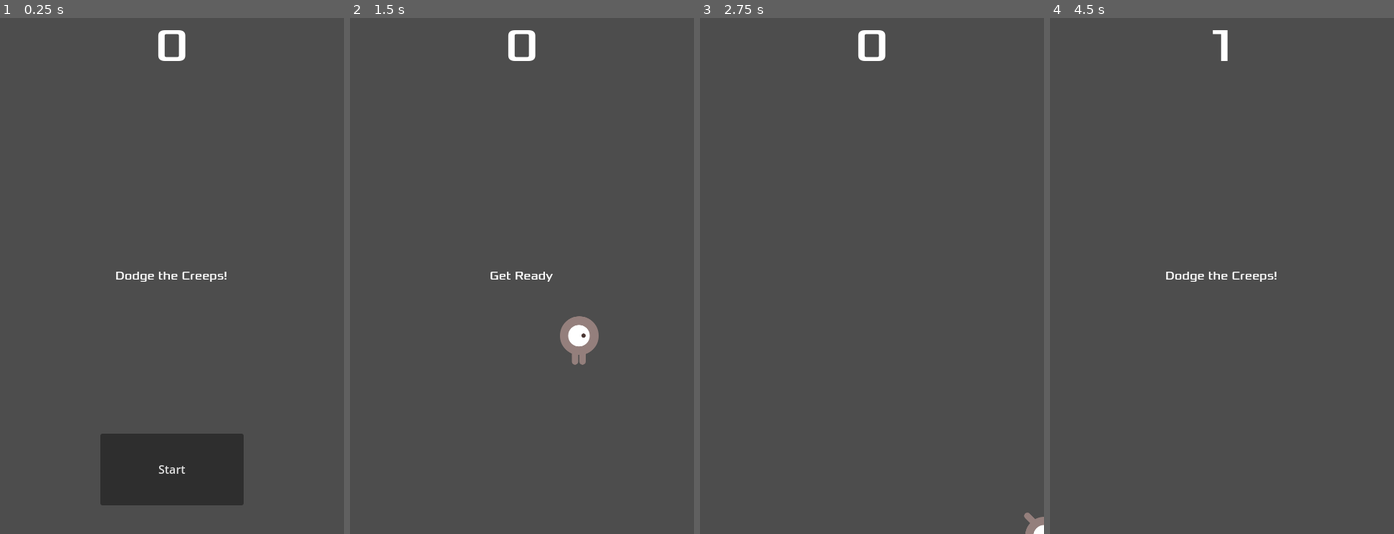
Above: before the commit, frames 1-4 (left to right).
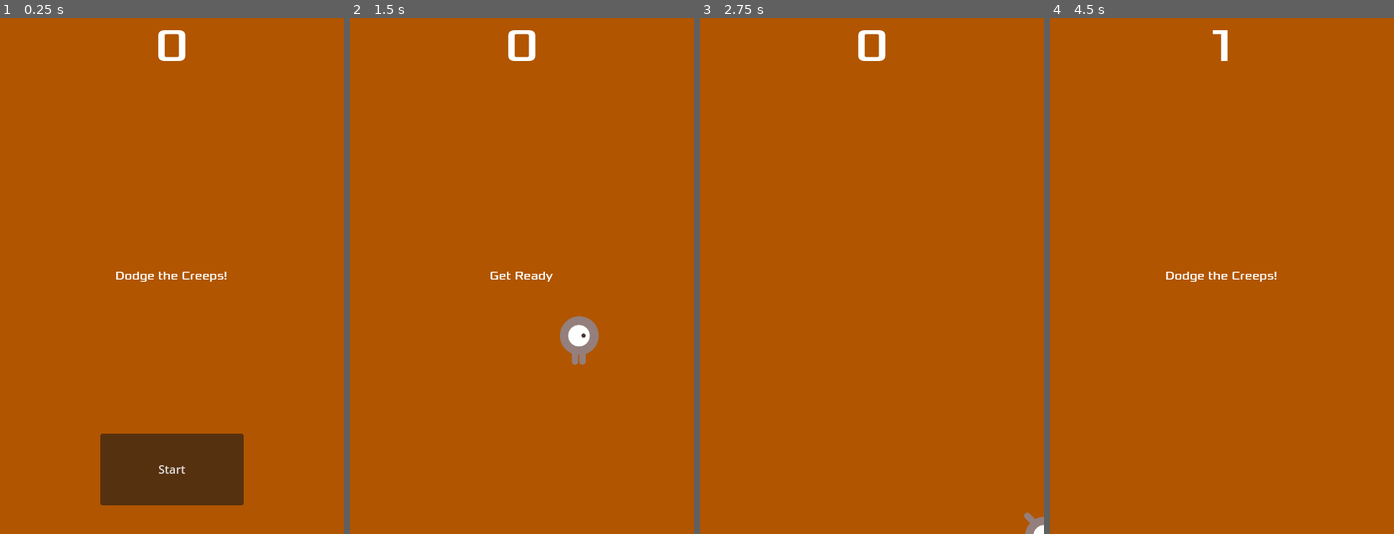
Above: after the commit, the same moments.

Repository: LucasMarquesMd/Godot-projects
Game: Godot game, scene res://scenes/main.tscn
Two runs of this game, one before a commit and one after it. Both use one fixed random seed, a clock stepped at 60 frames per second and the inputs below.
Inputs:
- Up to frame 1 (0.25 s): no input
- Up to frame 2 (1.5 s): click "Start" at 0.5 s; tap Enter at 1.25 s; hold Right (move_right) from 1.28 s (still down)
- Up to frame 3 (2.75 s): release Right (move_right) at 2.03 s; hold Down (move_down) from 2.03 s (still down)
- Up to frame 4 (4.5 s): release Down (move_down) at 2.78 s; hold Right (move_right) 2.78-3.53 s; hold Up (move_up) 3.53-4.28 s; hold Left (move_left) from 4.28 s (still down)

The runs differ from the first frame. In frame 1, 100% of the frame differs, in the area x 0-100%, y 0-100%; in frame 2, 99%; in frame 3, 100%; in frame 4, 100%.

Commit message:
Finalizando o jogo 2D

Diff:
--- a/desvie-dos-creeps/project.godot
+++ b/desvie-dos-creeps/project.godot
@@ -26,20 +26,29 @@
 move_right={
 "deadzone": 0.2,
 "events": [Object(InputEventKey,"resource_local_to_scene":false,"resource_name":"","device":-1,"window_id":0,"alt_press …(195 unchanged characters)…
+, Object(InputEventKey,"resource_local_to_scene":false,"resource_name":"","device":-1,"window_id":0,"alt_pressed":false,"shift_pressed":false,"ctrl_pressed":false,"meta_pressed":false,"pressed":false,"keycode":0,"physical_keycode":68,"key_label":0,"unicode":100,"location":0,"echo":false,"script":null)
 ]
 }
 move_left={
 "deadzone": 0.2,
 "events": [Object(InputEventKey,"resource_local_to_scene":false,"resource_name":"","device":-1,"window_id":0,"alt_press …(195 unchanged characters)…
+, Object(InputEventKey,"resource_local_to_scene":false,"resource_name":"","device":-1,"window_id":0,"alt_pressed":false,"shift_pressed":false,"ctrl_pressed":false,"meta_pressed":false,"pressed":false,"keycode":0,"physical_keycode":65,"key_label":0,"unicode":97,"location":0,"echo":false,"script":null)
 ]
 }
 move_up={
 "deadzone": 0.2,
 "events": [Object(InputEventKey,"resource_local_to_scene":false,"resource_name":"","device":-1,"window_id":0,"alt_press …(195 unchanged characters)…
+, Object(InputEventKey,"resource_local_to_scene":false,"resource_name":"","device":-1,"window_id":0,"alt_pressed":false,"shift_pressed":false,"ctrl_pressed":false,"meta_pressed":false,"pressed":false,"keycode":0,"physical_keycode":87,"key_label":0,"unicode":119,"location":0,"echo":false,"script":null)
 ]
 }
 move_down={
 "deadzone": 0.2,
 "events": [Object(InputEventKey,"resource_local_to_scene":false,"resource_name":"","device":-1,"window_id":0,"alt_press …(195 unchanged characters)…
+, Object(InputEventKey,"resource_local_to_scene":false,"resource_name":"","device":-1,"window_id":0,"alt_pressed":false,"shift_pressed":false,"ctrl_pressed":false,"meta_pressed":false,"pressed":false,"keycode":0,"physical_keycode":83,"key_label":0,"unicode":115,"location":0,"echo":false,"script":null)
 ]
 }
+start_game={
+"deadzone": 0.2,
+"events": [Object(InputEventKey,"resource_local_to_scene":false,"resource_name":"","device":-1,"window_id":0,"alt_pressed":false,"shift_pressed":false,"ctrl_pressed":false,"meta_pressed":false,"pressed":false,"keycode":0,"physical_keycode":4194309,"key_label":0,"unicode":0,"location":0,"echo":false,"script":null)
+]
+}
--- a/desvie-dos-creeps/scenes/hud.tscn
+++ b/desvie-dos-creeps/scenes/hud.tscn
@@ -1,7 +1,13 @@
-[gd_scene load_steps=3 format=3 uid="uid://c1omlk8yitqey"]
+[gd_scene load_steps=5 format=3 uid="uid://c1omlk8yitqey"]
 
 [ext_resource type="Script" uid="uid://2i5sdl3nwhii" path="res://scripts/hud.gd" id="1_oo0fn"]
 [ext_resource type="FontFile" uid="uid://d1nx2pd82ilcr" path="res://assets/dodge_the_creeps_2d_assets/fonts/Xolonium-Regular.ttf" id="2_5ysmq"]
+
+[sub_resource type="InputEventAction" id="InputEventAction_oo0fn"]
+action = &"start_game"
+
+[sub_resource type="Shortcut" id="Shortcut_5ysmq"]
+events = [SubResource("InputEventAction_oo0fn")]
 
 [node name="HUD" type="CanvasLayer"]
 script = ExtResource("1_oo0fn")
@@ -50,6 +56,7 @@
 offset_bottom = -40.0
 grow_horizontal = 2
 grow_vertical = 0
+shortcut = SubResource("Shortcut_5ysmq")
 text = "Start
 "
 
--- a/desvie-dos-creeps/scenes/main.tscn
+++ b/desvie-dos-creeps/scenes/main.tscn
@@ -1,9 +1,11 @@
-[gd_scene load_steps=6 format=3 uid="uid://bne1bnbq5ael8"]
+[gd_scene load_steps=8 format=3 uid="uid://bne1bnbq5ael8"]
 
 [ext_resource type="Script" uid="uid://d3hu5oxoppn48" path="res://scripts/main.gd" id="1_sugp2"]
 [ext_resource type="PackedScene" uid="uid://ckuvyujidmpnk" path="res://scenes/mob.tscn" id="2_jyhfs"]
 [ext_resource type="PackedScene" uid="uid://b6n6701jqumd5" path="res://scenes/player.tscn" id="3_tbgi4"]
 [ext_resource type="PackedScene" uid="uid://c1omlk8yitqey" path="res://scenes/hud.tscn" id="4_jyhfs"]
+[ext_resource type="AudioStream" uid="uid://ceueu2rcei6ca" path="res://assets/dodge_the_creeps_2d_assets/art/House In a Forest Loop.ogg" id="5_tefeu"]
+[ext_resource type="AudioStream" uid="uid://l1ihghugt0wl" path="res://assets/dodge_the_creeps_2d_assets/art/gameover.wav" id="6_o6xl0"]
 
 [sub_resource type="Curve2D" id="Curve2D_tefeu"]
 _data = {
@@ -14,6 +16,14 @@
 [node name="Main" type="Node"]
 script = ExtResource("1_sugp2")
 mob_scene = ExtResource("2_jyhfs")
+
+[node name="ColorRect" type="ColorRect" parent="."]
+anchors_preset = 15
+anchor_right = 1.0
+anchor_bottom = 1.0
+grow_horizontal = 2
+grow_vertical = 2
+color = Color(0.694118, 0.333333, 0, 1)
 
 [node name="Player" parent="." instance=ExtResource("3_tbgi4")]
 visible = false
@@ -41,6 +51,12 @@
 
 [node name="HUD" parent="." instance=ExtResource("4_jyhfs")]
 
+[node name="Music" type="AudioStreamPlayer2D" parent="."]
+stream = ExtResource("5_tefeu")
+
+[node name="DeathSound" type="AudioStreamPlayer2D" parent="."]
+stream = ExtResource("6_o6xl0")
+
 [connection signal="hit" from="Player" to="." method="game_over"]
 [connection signal="timeout" from="MobTimer" to="." method="_on_mob_timer_timeout"]
 [connection signal="timeout" from="ScoreTimer" to="." method="_on_score_timer_timeout"]
--- a/desvie-dos-creeps/scripts/main.gd
+++ b/desvie-dos-creeps/scripts/main.gd
@@ -16,6 +16,8 @@
 func game_over() -> void:
 	$ScoreTimer.stop()
 	$MobTimer.stop()
+	$Music.stop()
+	$DeathSound.play()
 	$HUD.show_game_over()
 
 func new_game():
@@ -24,6 +26,7 @@
 	$StartTimer.start()
 	$HUD.update_socre(score)
 	$HUD.show_message("Get Ready")
+	$Music.play()
 	get_tree().call_group("mobs", "queue_free")
 
 
Not shown, added: desvie-dos-creeps/export_presets.cfg
